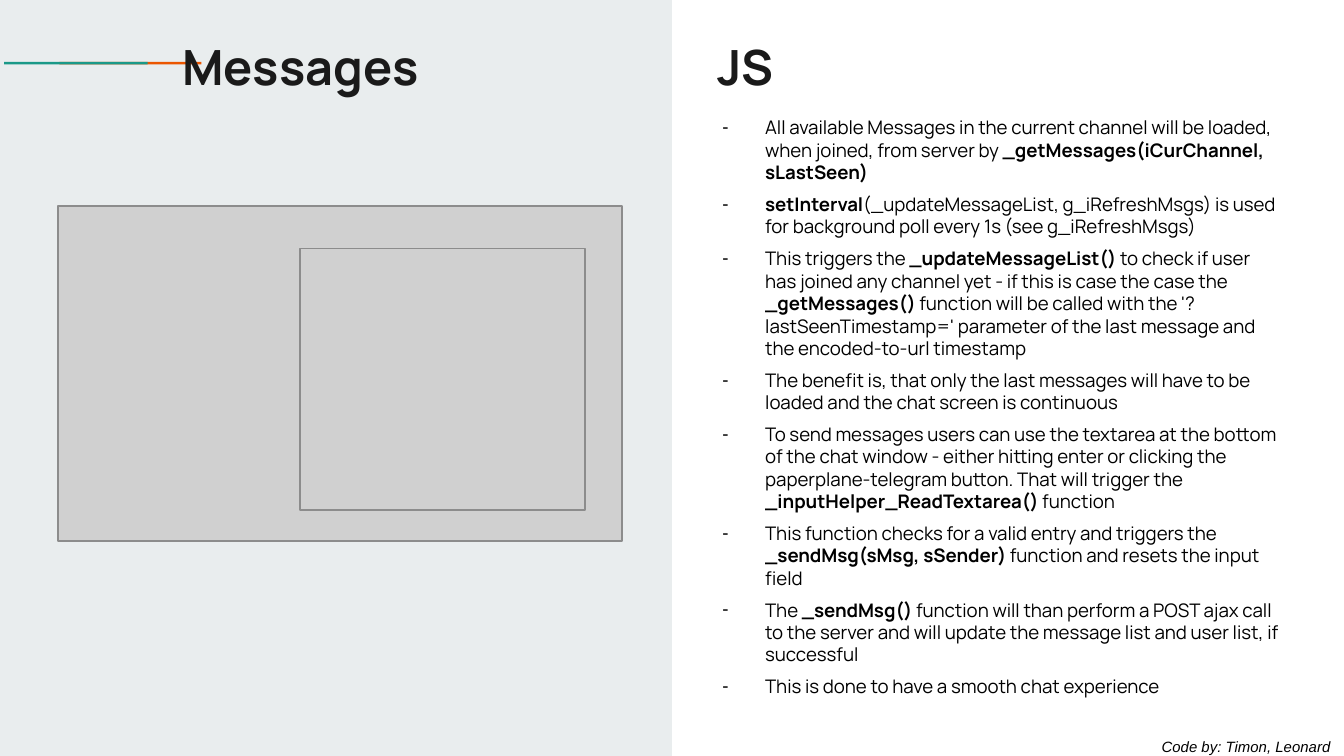
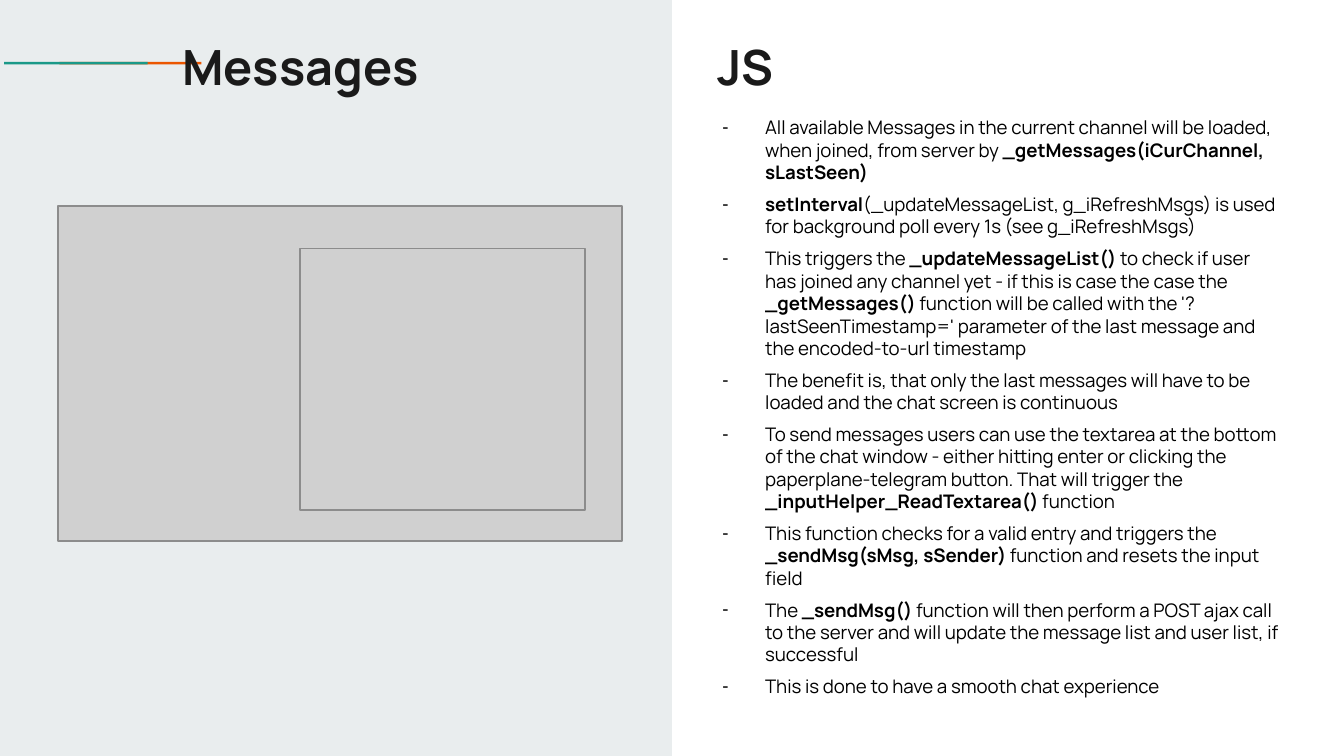
Before and after one commit to jantiegges/AWSys, a slide deck: slide 17 of HA 01/WhatsChat_1.pptx. Drawn at 1344x756 pixels with LibreOffice and Linux fonts; fonts in the diff are those of the drawing; grey boxes stand for pictures. Boxes give left, top, right and bottom in pixels: in the first picture for what was removed or moved away, otherwise in the second. Text is boxed around its words. In the diff, an @@ line names an element or a change of style, - is before the commit and + after.

```diff
--- a/HA 01/WhatsChat_1.pptx
+++ b/HA 01/WhatsChat_1.pptx
@@ text at [765,601,1278,662]: text changed @@
-– The _sendMsg() function will than perform a POST ajax call to the server and will update the message list and user list, if successful
+– The _sendMsg() function will then perform a POST ajax call to the server and will update the message list and user list, if successful
@@ text removed at [1162,741,1330,755] @@
-Code by: Timon, Leonard
```
Also in this commit, not shown: 18 other slides changed, 1 slide added, 3 other files.
